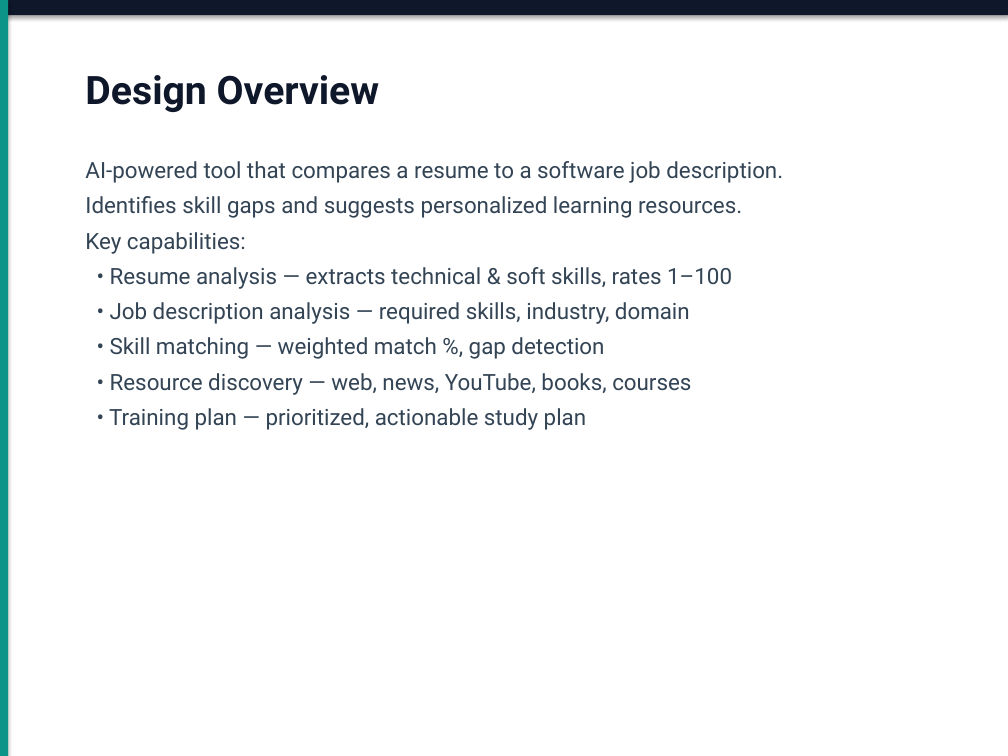
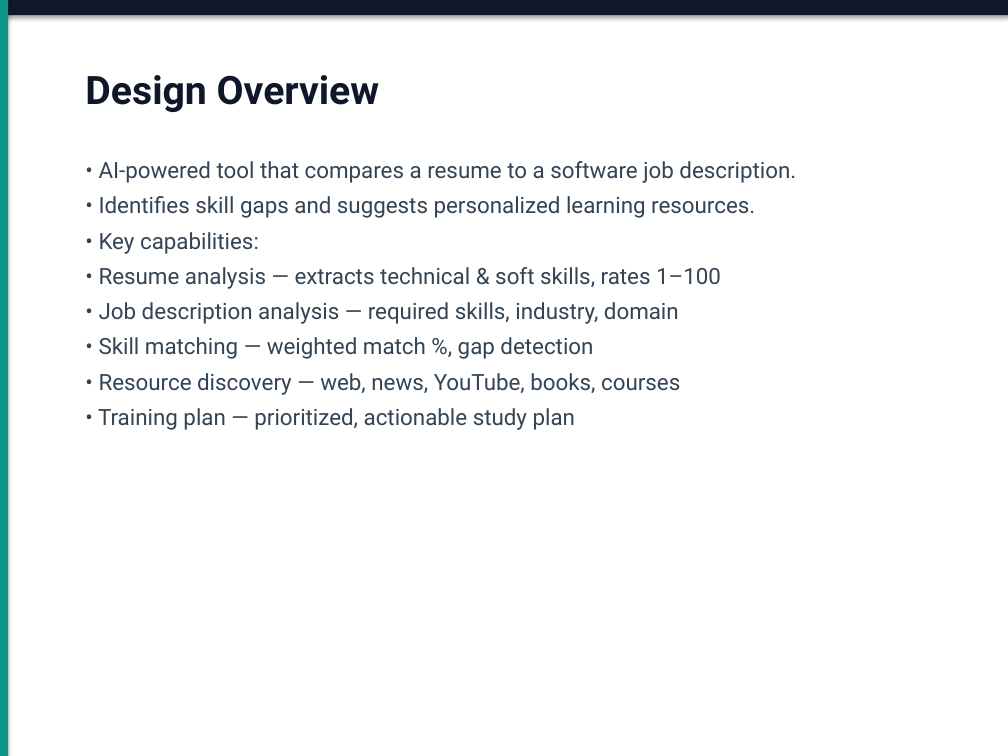
Before and after one commit to Dushyant-Bansal/ai-job-assistant, a slide deck: slide 3 of AI_Job_Assistant_Design_Deck.pptx. Drawn at 1008x756 pixels with LibreOffice and Linux fonts; fonts in the diff are those of the drawing. Boxes give left, top, right and bottom in pixels: in the first picture for what was removed or moved away, otherwise in the second. Text is boxed around its words. In the diff, an @@ line names an element or a change of style, - is before the commit and + after.

```diff
--- a/AI_Job_Assistant_Design_Deck.pptx
+++ b/AI_Job_Assistant_Design_Deck.pptx
@@ text at [99, 161, 796, 254]: text changed @@
-AI-powered tool that compares a resume to a software job description.
-Identifies skill gaps and suggests personalized learning resources.
-Key capabilities:
+• AI-powered tool that compares a resume to a software job description.
+• Identifies skill gaps and suggests personalized learning resources.
+• Key capabilities:
```
Also in this commit, not shown: 7 other slides changed, 1 slide removed, 2 other files.
